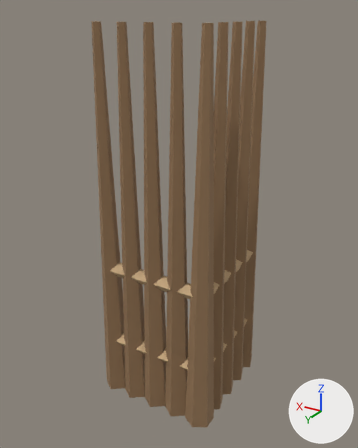
Before and after pictures for a commit that changed the glTF model assets/3d/models/palisade_06.glb.
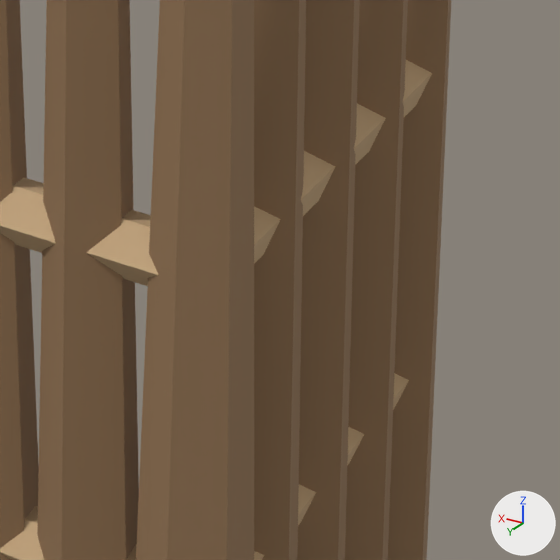
There are two pictures of each version: one whole from a camera (50 mm lens) standing at (-0.877, 1.656, 1.839) and looking at (0.253, -0.227, 0.897), one close up on the part from 44% to 78% of the width and 53% to 80% of the height. Lighting does not change. The marker at lower right points along +X, +Y and +Z. The older version's two pictures come first. Vertices at exactly the same position are counted once.

Names of what the first close-up shows: 'palisade_06'.
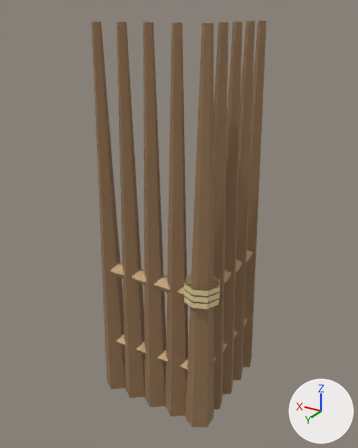
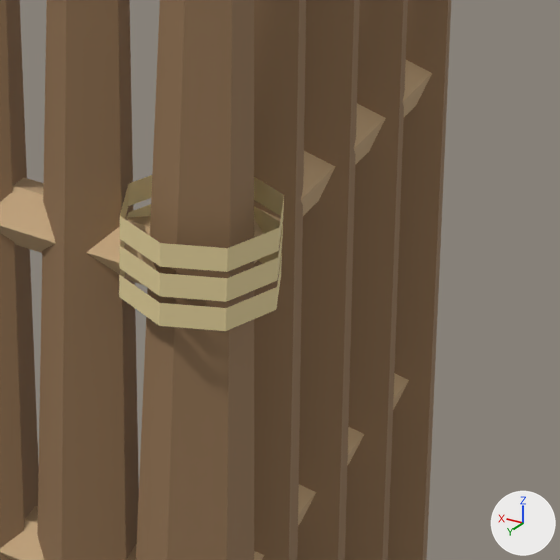
Boxes (x1, y1, x2, y2) around the edits, measured in the close-ups (560 x 560 px):
part 1 of me_palisade_06, added (beige)
    after: (119, 251, 282, 331)
part 2 of me_palisade_06, added (beige)
    after: (119, 204, 283, 302)
part 3 of me_palisade_06, added (beige)
    after: (120, 175, 284, 272)

The change, as a diff of the scene's bpy script:
```diff
--- a/assets/3d/models/palisade_06.glb.py
+++ b/assets/3d/models/palisade_06.glb.py
@@ mat_thatch @@
+mat_thatch = principled_material('thatch')
+mat_thatch.base_color = (0.78, 0.64, 0.33)  # beige #e5d19b
+mat_thatch.roughness = 0.85
@@ me_palisade_06 @@
 # used by ob_palisade_06; location = (0.0, 0.0, 0.0)
-me_palisade_06.from_pydata(...)  # 132 vertices, 212 faces; spans x -0.06..0.56, y -0.55..0.07, z 0.0..1.8
+me_palisade_06.from_pydata(...)  # 180 vertices, 260 faces; spans x -0.08..0.56, y -0.55..0.08, z 0.0..1.8
+# me_palisade_06 part 1: a new loose piece of 16 vertices spanning x -0.08..0.08, y -0.08..0.08, z 0.68..0.7, in mat_thatch (beige #e5d19b)
+# me_palisade_06 part 2: a new loose piece of 16 vertices spanning x -0.08..0.08, y -0.08..0.08, z 0.71..0.73, in mat_thatch (beige #e5d19b)
+# me_palisade_06 part 3: a new loose piece of 16 vertices spanning x -0.08..0.08, y -0.08..0.08, z 0.74..0.77, in mat_thatch (beige #e5d19b)
+# other edits to the shape of me_palisade_06 do not show in these pictures
 me_palisade_06.materials.append(mat_trunk)
 me_palisade_06.materials.append(mat_wood)
+me_palisade_06.materials.append(mat_thatch)  # beige #e5d19b
```
